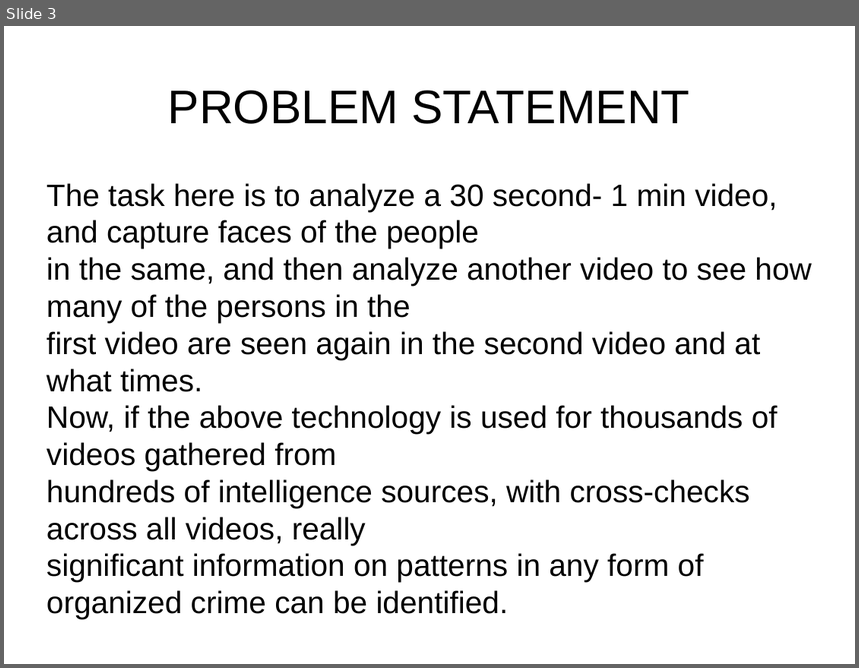
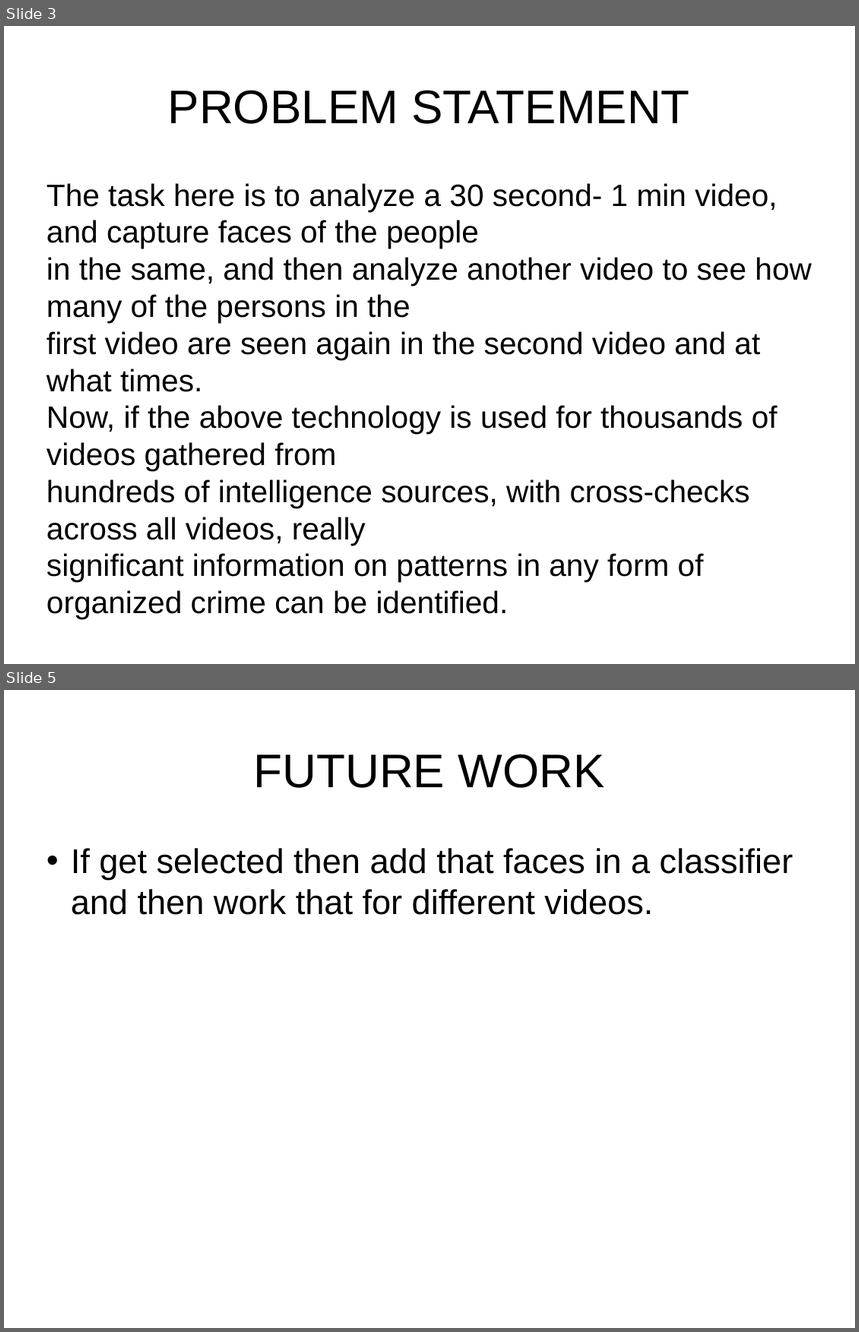
Before and after one commit to InternityFoundation/Code_Geas_3008, a slide deck: PPT.potx. Shown one above the other, each under a label of ours: slide 3 before the commit, slides 3 and 5 after it; the slides between them are not shown. The pictures are 859x668 and 859x1332 pixels, drawn with LibreOffice and Linux fonts; fonts in the diff are those of the drawing; background and template pictures are left out. Boxes give left, top, right and bottom in pixels: in the first picture for what was removed or moved away, otherwise in the second. Text is boxed around its words. In the diff, an @@ line names an element or a change of style, - is before the commit and + after.

```diff
--- a/PPT.potx
+++ b/PPT.potx
@@ slide 5 added at (4, 690, 855, 1328), background #FFFFFF @@
@@ title added at (254, 754, 604, 788), 44 pt, text #000000 @@
+FUTURE WORK
@@ text added at (71, 848, 794, 915), 32 pt, text #000000 @@
+• If get selected then add that faces in a classifier and then work that for different videos.
```
Also in this commit, not shown: 1 other slide added, 1 slide removed.
